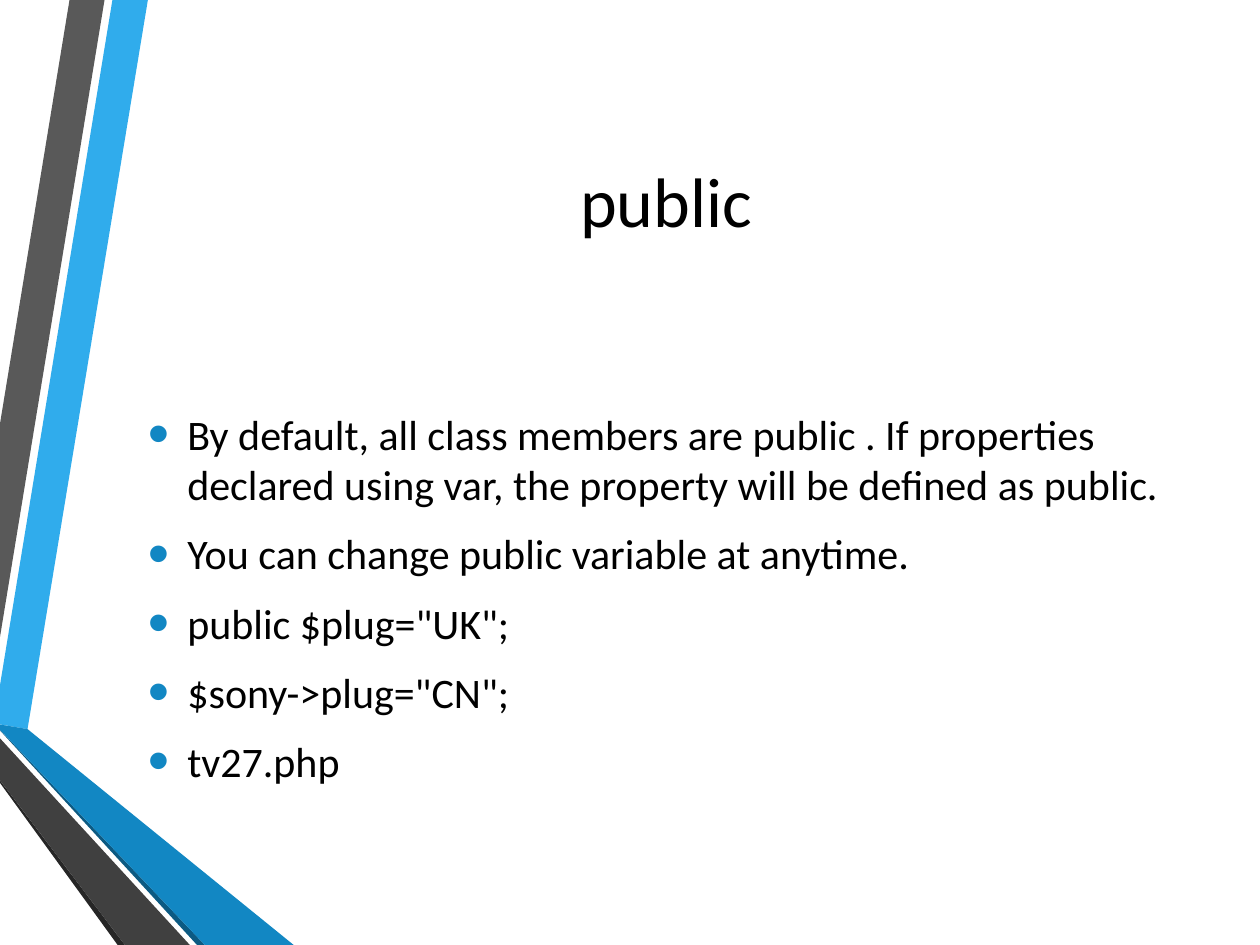
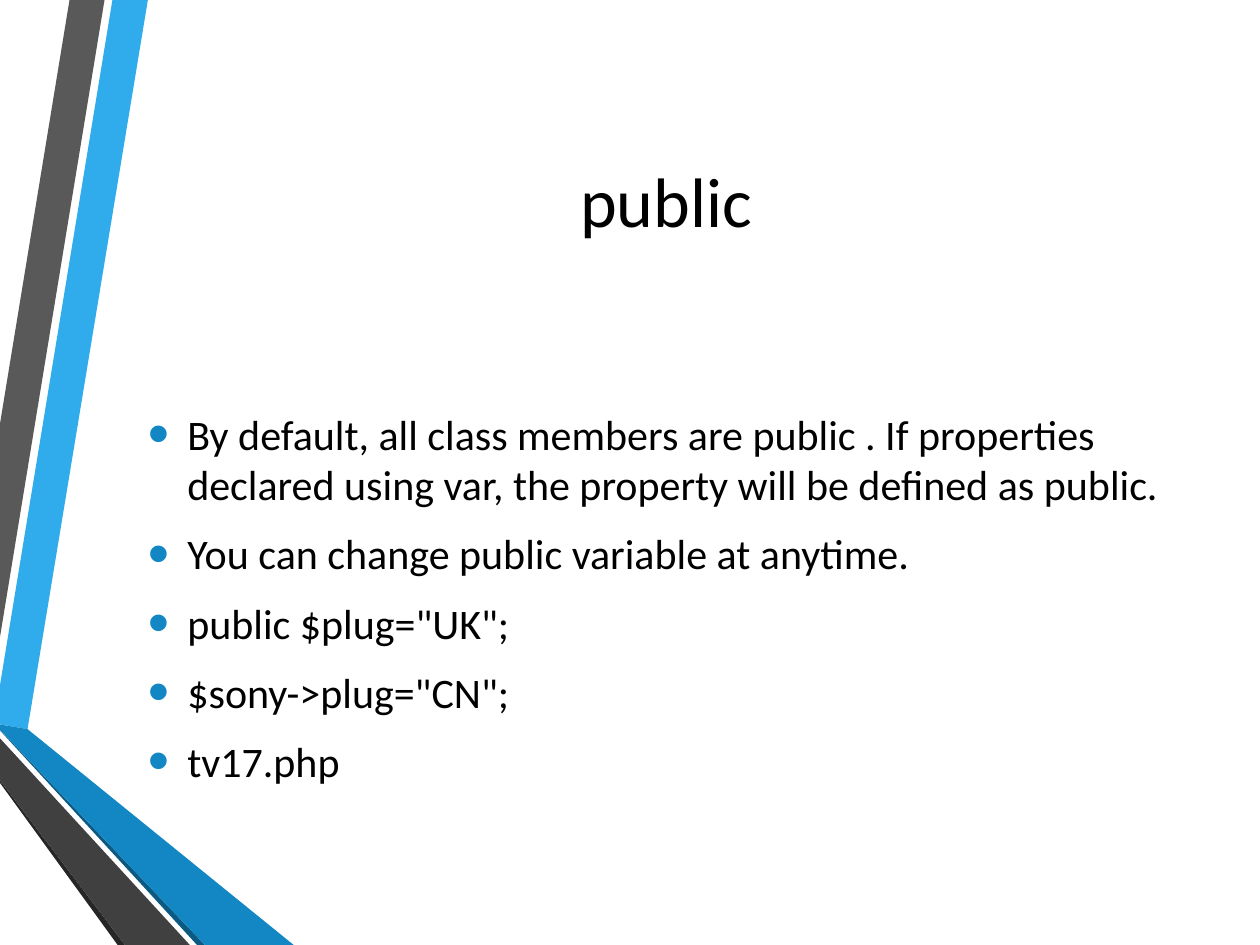
Before and after one commit to hatted/fevaworks-php, a slide deck: slide 23 of php-fw7/lesson7a-tv.pptx. Drawn at 1260x945 pixels with LibreOffice and Linux fonts; fonts in the diff are those of the drawing; background and template pictures are left out. Boxes give left, top, right and bottom in pixels: in the first picture for what was removed or moved away, otherwise in the second. Text is boxed around its words. In the diff, an @@ line names an element or a change of style, - is before the commit and + after.

```diff
--- a/php-fw7/lesson7a-tv.pptx
+++ b/php-fw7/lesson7a-tv.pptx
@@ text at [187, 747, 339, 784]: text changed @@
-• tv27.php
+• tv17.php
```
Also in this commit, not shown: 11 other slides changed, 2 other files.
